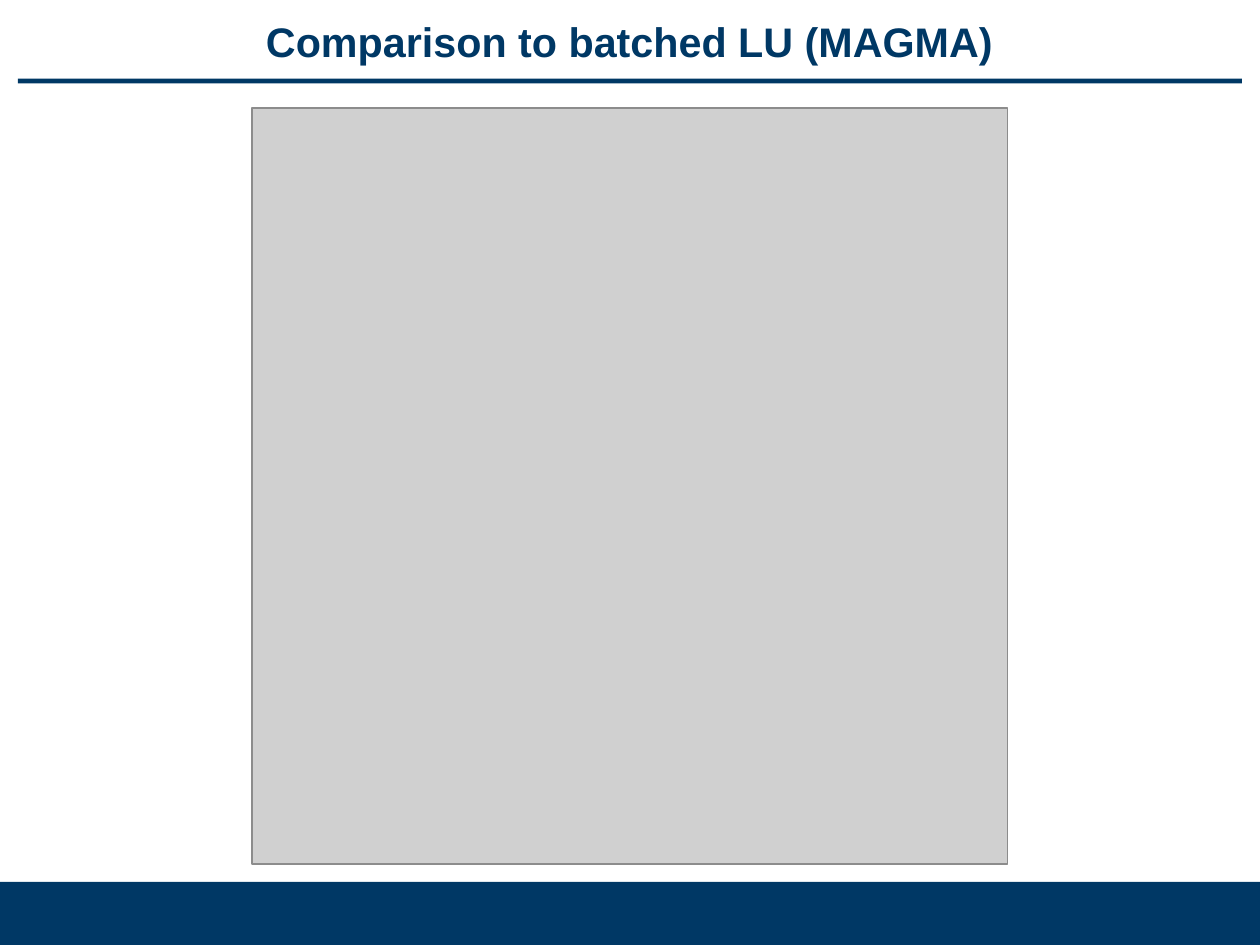
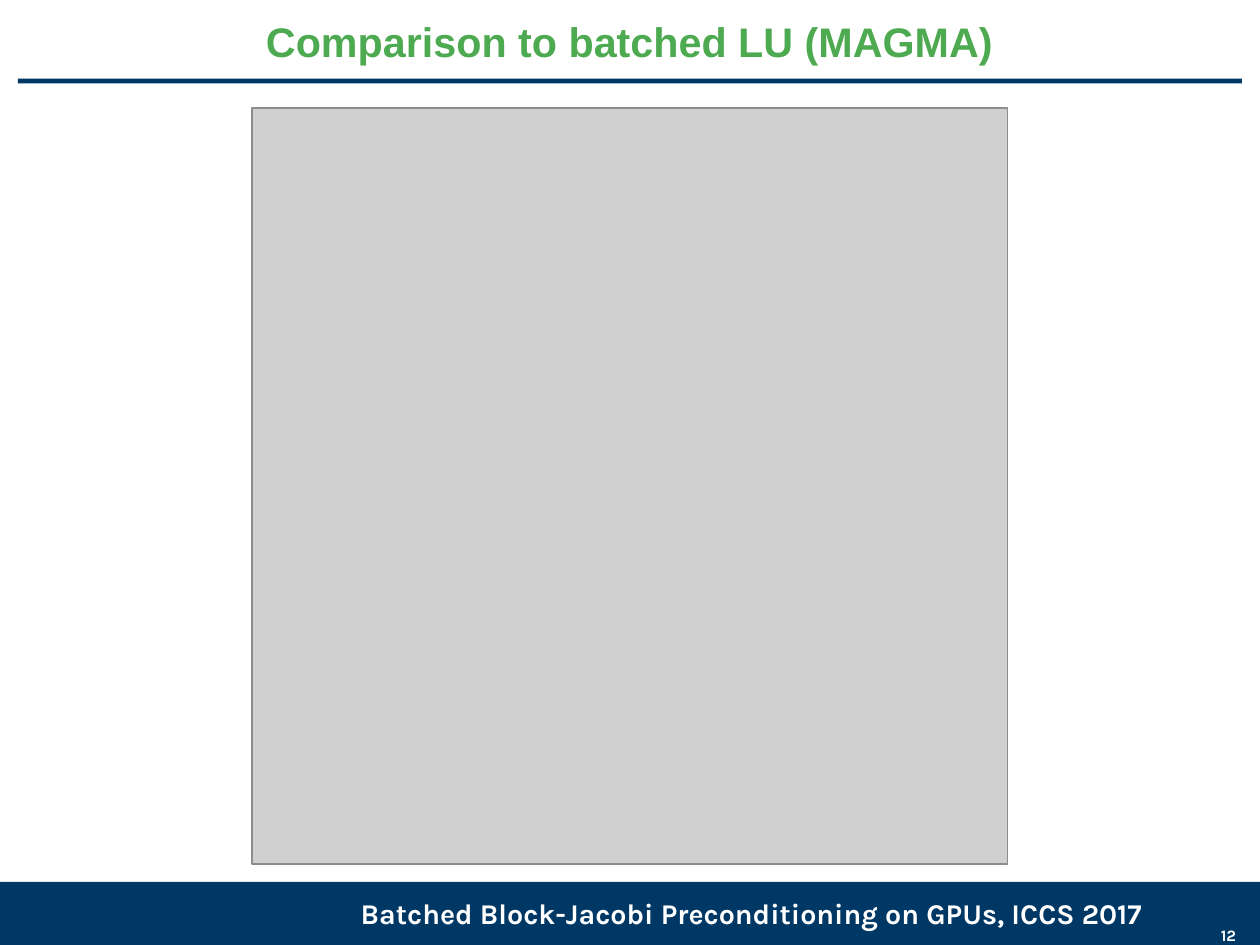
Before and after one commit to gflegar/talks, a slide deck: slide 12 of iccs_2017/slides.odp (slide 9 before the commit). Drawn at 1260x945 pixels with LibreOffice and Linux fonts; fonts in the diff are those of the drawing; grey boxes stand for pictures; background and template pictures are left out. Boxes give left, top, right and bottom in pixels: in the first picture for what was removed or moved away, otherwise in the second. Text is boxed around its words. In the diff, an @@ line names an element or a change of style, - is before the commit and + after.

```diff
--- a/iccs_2017/slides.odp
+++ b/iccs_2017/slides.odp
@@ title "Comparison to batched LU (MAGMA)" at (266, 27, 993, 65): text colour #003865 to #4DAA50 @@
@@ text added at (361, 903, 1142, 931), 18 pt, text #FFFFFF, bold @@
+Batched Block-Jacobi Preconditioning on GPUs, ICCS 2017
@@ page number added at (1221, 930, 1236, 941), 10 pt, text #FFFFFF, bold @@
+12
```
Also in this commit, not shown: 10 other slides changed, 6 slides added, 3 slides removed.
